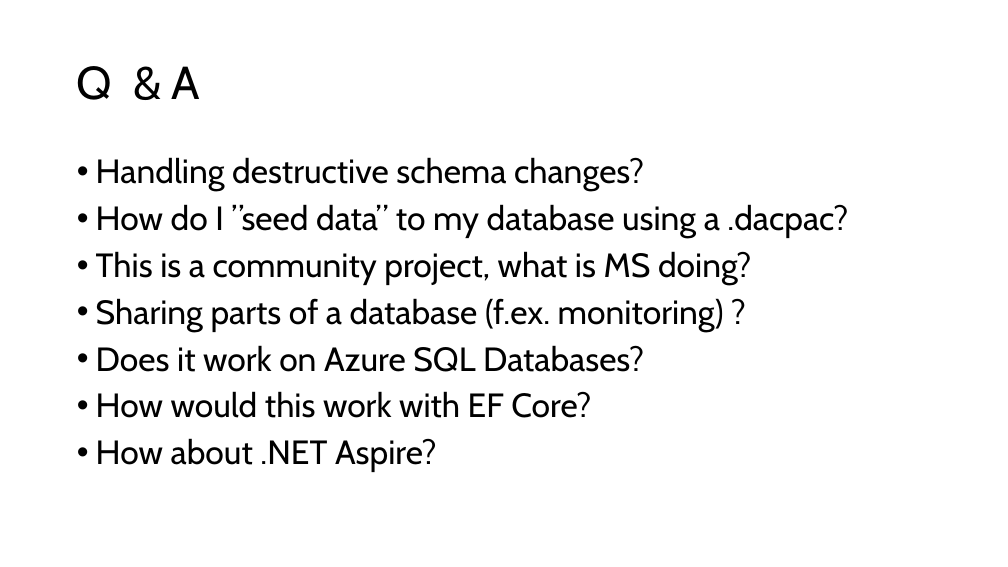
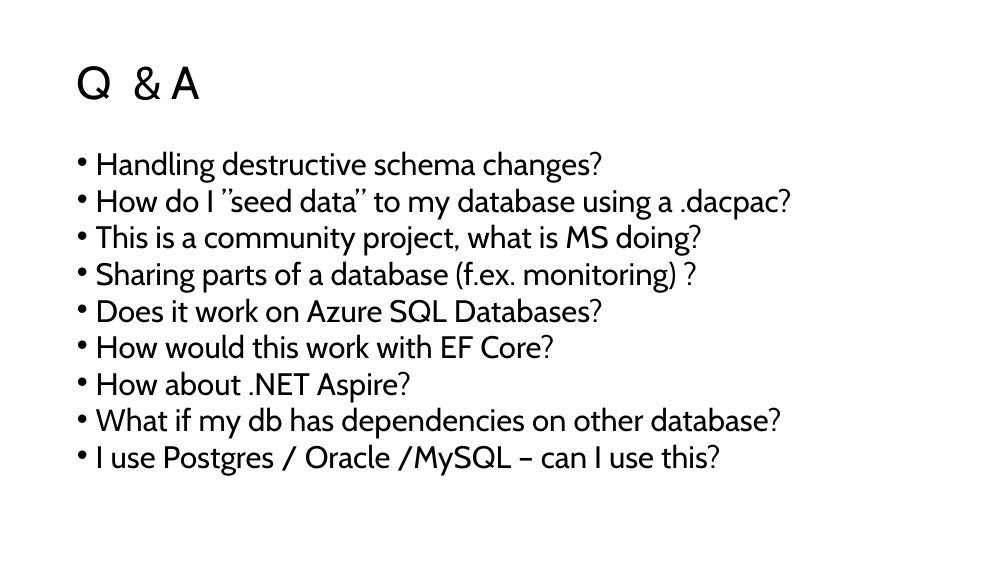
Before and after one commit to ErikEJ/TsqlAnalysis, a slide deck: slide 10 of T-SQL Code analysis.pptx. Drawn at 1008x567 pixels with LibreOffice and Linux fonts; fonts in the diff are those of the drawing. Boxes give left, top, right and bottom in pixels: in the first picture for what was removed or moved away, otherwise in the second. Text is boxed around its words. In the diff, an @@ line names an element or a change of style, - is before the commit and + after.

```diff
--- a/T-SQL Code analysis.pptx
+++ b/T-SQL Code analysis.pptx
@@ text at [96, 151, 792, 402]: size 32 to 29.6 pt in "Handling destructive schema changes?", "How do I ”seed data” to my ...", "This is a community project, what is ...", "Sharing parts of a database (f.ex. monitoring) ..." and 3 more places; line spacing 0.9 to 0.7 @@
@@ text at [96, 407, 782, 475]: paragraphs added @@
+• What if my db has dependencies on other database?
+• I use Postgres / Oracle /MySQL – can I use this?
```
Also in this commit, not shown: 1 other slide changed, 3 other files.
